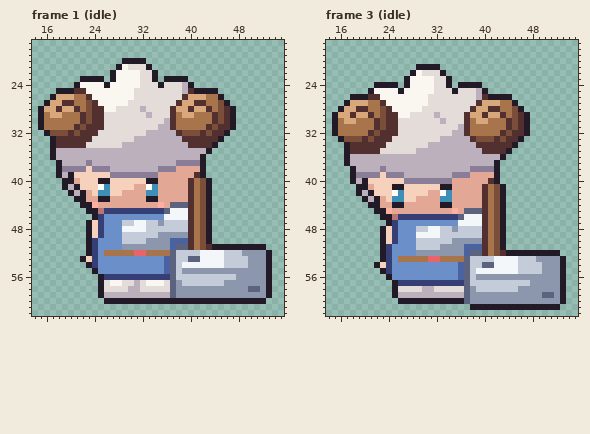
Two states of a pixel-art file, projects/pixelart-character/sprites/goat_warrior.aseprite. The picture above is the old version.
64x64 pixels, 12 frames. Shown: frame 1 (idle): x 14..55, y 17..62; frame 3 (idle): x 14..55, y 17..62. The commit also changed other frames, which this record leaves out.
After the commit:
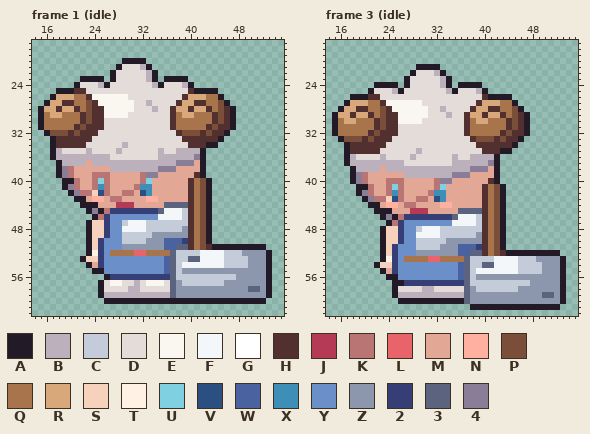
Palette (. is transparent): A #221a26  B #bcb0bc  C #c3ccd8  D #e3dcd8  E #faf6f0  F #f4f7fa  G #ffffff  H #523030  J #b43a56  K #b87574  L #e8646a  M #e2a895  N #ffb0a0  P #7a4e38  Q #a8744c  R #d8a87a  S #f6d2bc  T #fff1e4  U #7fd0e0  V #2a4f80  W #4a63a0  X #3e8fb8  Y #6a8fc9  Z #8c97ad  2 #353f75  3 #5b637f  4 #8a7d97
Changes in this commit:
Changed rows in their new state; - is an unchanged pixel.
Frame 1 (idle):
first column x 19:
21 ----------D--B-----------
22 ---------DDDD-B----------
23 ---------DDDD-B----------
24 ---DDDB-DDDDD--B---------
25 ----DDDDDDDD--------D----
26 -----------D-------------
27 -----------E--B----------
28 ---------EEE-D-B---------
29 -------EEEE---D----------
30 -----------------D-------
31 ----------------DD-------
32 --------------DDDDD------
33 ------------DDDDDDDD-----
34 -----------DDDDDDDDDD---A
35 DDDD-DDDD-DDDDDD-DD----A.
36 --------DDDDDDDD------4--
37 ----M-----------------M--
38 -KMMMMMM-----------------
39 4KMMMKKKMMMMMK-----------
40 --KMMKUKMMMMMKUM---------
41 -4KMMKXKMMMMKXXM---------
42 --4KK-VKMMKK-V-M---------
43 -----NNMKK----NN---------
44 -----A---JJJ----M3-------
45 -----4AK--------3F--C----
46 ------K2--------F---C----
47 ------S2---F----C--------
48 ------S2------------Z----
49 ------S2-------Z---------
50 -----S2----------W--2----
51 -----S2----------W-------
52 -----T2Y-----------------
53 -----S2------------------
54 -----M2------------------
55 ------A------------------
56 ------.A-----------------
Frame 3 (idle):
first column x 19:
22 ----------D--B-----------
23 ---------DDDD-B----------
24 ---------DDDD-B----------
25 ---DDDB-DDDDD--B---------
26 ----DDDDDDDD--------D----
27 -----------D-------------
28 -----------E--B----------
29 ---------EEE-D-B---------
30 -------EEEE---D----------
31 -----------------D-------
32 ----------------DD-------
33 --------------DDDDD------
34 ------------DDDDDDDD-----
35 -----------DDDDDDDDDD---A
36 DDDD-DDDD-DDDDDD-DD----A.
37 --------DDDDDDDD------4--
38 ----M-----------------M--
39 -KMMMMMM-----------------
40 4KMMMKKKMMMMMK-----------
41 --KMMKUKMMMMMKUM---------
42 -4KMMKXKMMMMKXXM---------
43 --4KK-VKMMKK-V-M---------
44 -----NNMKK----NN---------
45 -----A---JJJ----M3-------
46 -----4AK--------3F--C----
47 ------K2--------F---C----
48 ------S2---F----C--------
49 ------S2------------Z----
50 ------S2-------Z---------
51 -----S2----------W--2----
52 -----S2----------W-------
53 -----T2Y-----------------
54 -----S2------------------
55 -----M2------------------
56 ------A------------------
57 -------A-----------------
